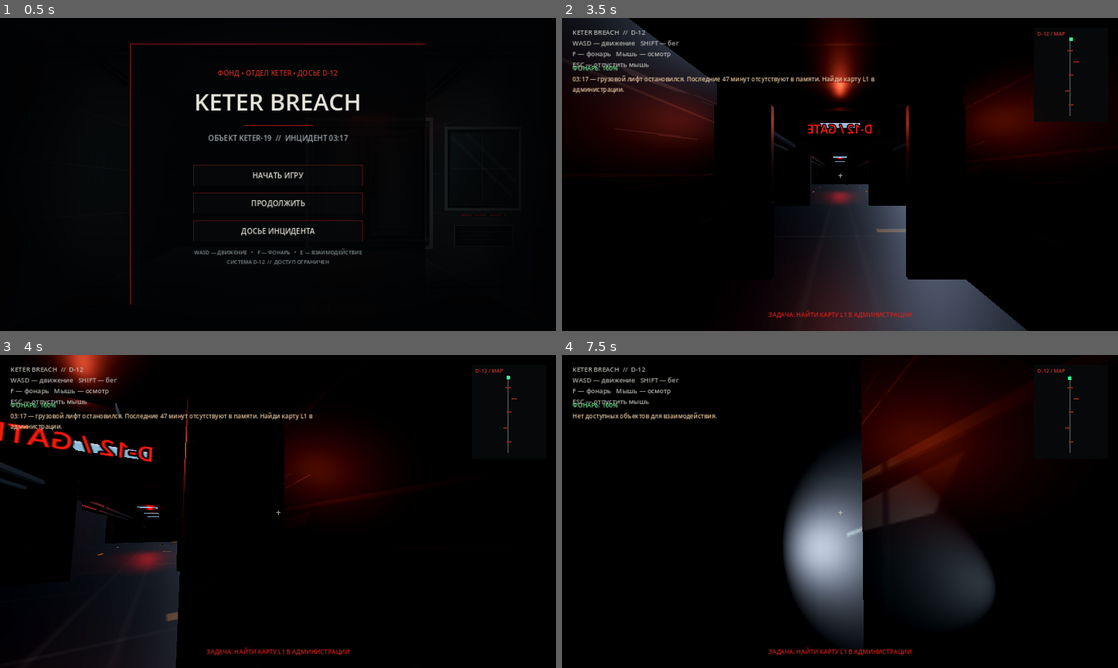
Above: before the commit, frames 1-4 (two rows, left to right).
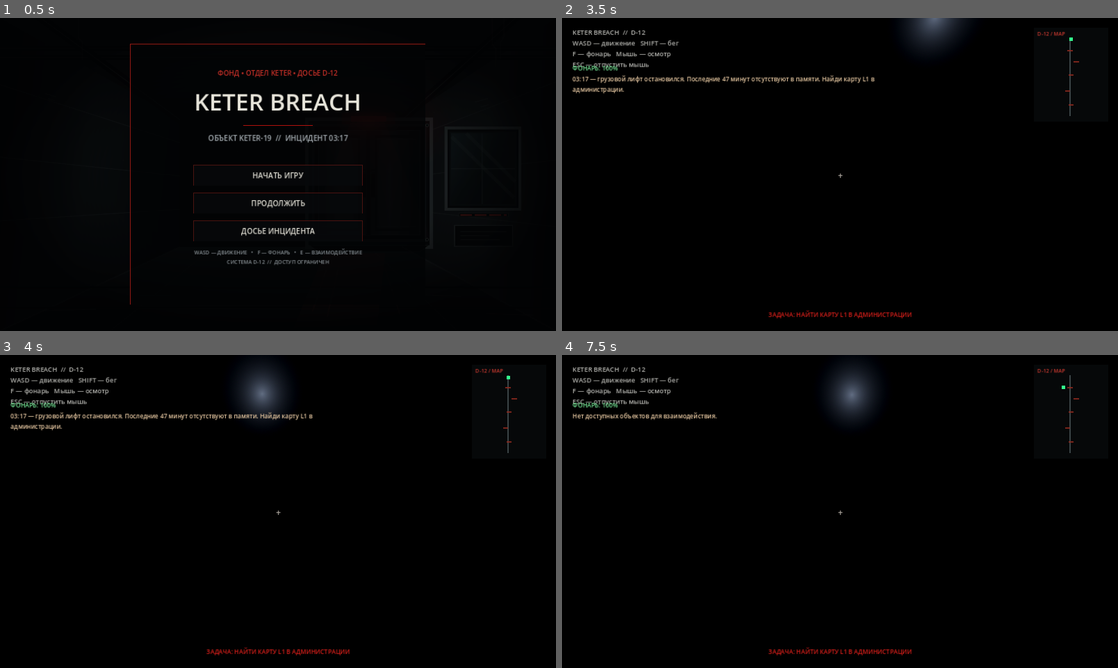
Above: after the commit, the same moments.

Repository: Keter-Breach/keter-breach.ru
Game: Godot game, scene res://scenes/main.tscn
The game is run twice, just before and just after one commit, with the same random seed, the same clock (stepped at 60 frames per second) and the same inputs.
Inputs (mouse positions are in pixels of both pictures, inside the frame that each line leads up to):
- Up to frame 1 (0.5 s): no input
- Up to frame 2 (3.5 s): click "НАЧАТЬ ИГРУ" at 0.5 s; click "ПРОПУСТИТЬ ИНТРО →" at 1.25 s; tap Enter at 2 s; move the mouse to (962, 158) at 2.02 s; hold D (move_right) 2.03-2.78 s; hold Shift (sprint) 2.03-2.78 s; click (962, 158) at 2.17 s; tap Space at 2.27, 3.02 s; move the mouse to (728, 190) at 2.77 s; hold S (move_back) from 2.78 s (still down); tap F (toggle_flashlight) at 2.85 s
- Up to frame 3 (4 s): move the mouse to (289, 505) at 3.52 s; release S (move_back) at 3.53 s; hold W (move_forward) from 3.53 s (still down); tap Enter at 3.6 s
- Up to frame 4 (7.5 s): move the mouse to (834, 517) at 4.27 s; tap E at 4.35, 7.35 s; tap Space at 4.52, 5, 5.27, 6.02, 7.25 s; move the mouse to (878, 514) at 5.02 s; hold Shift (sprint) 5.03-5.78 s; move the mouse to (795, 508) at 5.77 s; tap F (toggle_flashlight) at 5.85 s; tap Enter at 6.5, 6.6 s; move the mouse to (845, 511) at 6.52 s; move the mouse to (817, 505) at 7.27 s; release W (move_forward) at 7.28 s; hold D (move_right) from 7.28 s (still down)

Frame 1 is identical in both runs. In frame 2, 24% of the frame differs, in the area x 0-96%, y 0-100%; in frame 3, 11%; in frame 4, 20%.
Error after the commit: Parse Error: Identifier "dark_mat" not declared in the current scope. (res://scripts/facility_layout.gd:247)

Commit message:
Add three inspectable narrative evidence props

Diff:
--- a/godot-prototype/scripts/facility_layout.gd
+++ b/godot-prototype/scripts/facility_layout.gd
@@ -227,6 +227,9 @@
  _table(Vector3(-10.2,0,27.8))
  _box("Archive terminal",Vector3(0.42,0.06,0.3),Vector3(-10.2,0.84,27.8),red_mat,false)
  _add_interaction("archive_log",Vector3(-10.2,1.1,27.8),Vector3(1.8,1.8,1.8),"Журнал архива")
+ _box("Incident memo paper", Vector3(0.38, 0.018, 0.27), Vector3(-9.55, 0.83, 28.25), _mat(Color(0.66, 0.61, 0.48), 0.0, 0.96), false)
+ _box("Incident memo red stamp", Vector3(0.12, 0.008, 0.07), Vector3(-9.55, 0.843, 28.25), red_mat, false)
+ _add_interaction("incident_memo", Vector3(-9.55, 0.95, 28.25), Vector3(0.9, 0.8, 0.8), "Служебная записка")
  _box("Emergency generator",Vector3(1.25,1.55,1),Vector3(-14.8,0.78,32.8),metal_mat)
  _add_interaction("reactor",Vector3(-14.8,1.1,32.8),Vector3(2.2,2.2,2.2),"Аварийный генератор")
  _box("Sparking panel",Vector3(0.08,0.08,0.08),Vector3(-14.05,1.2,32.55),red_mat,false)
@@ -241,6 +244,9 @@
  _box("Channel 7 terminal",Vector3(1.8,1.25,0.16),Vector3(0,1.35,88.8),metal_mat)
  _box("Channel 7 screen",Vector3(1.52,0.9,0.035),Vector3(0,1.37,88.69),_mat(Color(0.04,0.07,0.16)),false)
  _add_interaction("comms",Vector3(0,1.4,87.8),Vector3(2.4,2.2,2.2),"Терминал связи: канал 7")
+ _box("Channel 7 recovered tape", Vector3(0.28, 0.055, 0.18), Vector3(1.35, 0.84, 88.2), dark_mat, false)
+ _box("Channel 7 tape label", Vector3(0.16, 0.012, 0.09), Vector3(1.35, 0.874, 88.2), paper_mat, false)
+ _add_interaction("camera_tape", Vector3(1.35, 0.98, 88.2), Vector3(0.9, 0.8, 0.8), "Кассета наблюдения №6")
  _box("L1 security door",Vector3(2,2.8,0.2),Vector3(0,1.4,24),door_mat)
  _door_frame(24.0, "L1")
  _add_interaction("door_l1",Vector3(0,1.4,22.8),Vector3(3,2.6,2.2),"Шлюз L1")
@@ -269,6 +275,9 @@
   _cylinder("Sample tank",0.65,2.5,Vector3(13.8,1.25,z),_mat(Color(0.18,0.25,0.23),0.45,0.3))
   _cylinder("Sample fluid",0.5,2.2,Vector3(13.8,1.25,z),_mat(Color(0.07,0.24,0.16),0.2,0.25),false)
   _box("Anomalous sample",Vector3(0.36,0.36,0.36),Vector3(13.8,1.2,z),red_mat,false)
+  if z == 33.0:
+   _box("KETER-19 sample label", Vector3(0.42, 0.025, 0.22), Vector3(13.8, 2.64, z), _mat(Color(0.72, 0.64, 0.43), 0.0, 0.9), false)
+   _add_interaction("sample_label", Vector3(13.8, 2.78, z), Vector3(0.9, 0.7, 0.9), "Маркировка образца KETER-19")
  # Security post, containment partitions and status lights.
  for i in range(6):
   _box("Security locker",Vector3(0.6,2,0.9),Vector3(-13.5,1,64+i*1.1),metal_mat)
